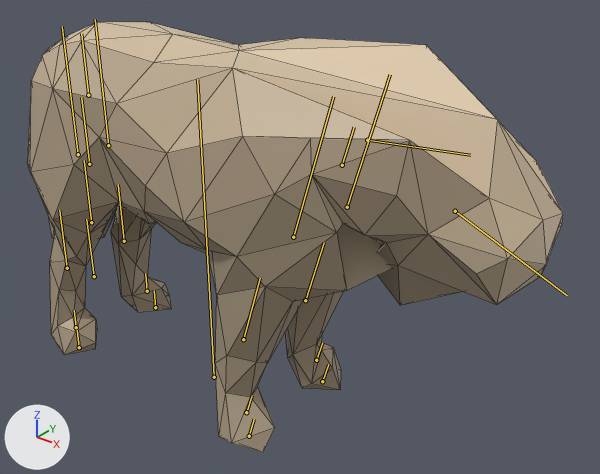
The glTF model assets/models/animal/ganado/perro_pastor.glb, before and after one commit.
One viewpoint serves both versions: a 50 mm camera at (1.095, -1.066, 1.077) aimed at (0.188, 0.067, 0.375). Lighting does not change. The marker at lower left points along +X, +Y and +Z. The picture after the commit comes second. Both versions are drawn at frame 38 of the action 'pastar'; the numbers are the values there. The bones that change, and the others that lie on the model, are drawn over the model as lines. Mesh edges are drawn as thin lines.

Names of what the first picture shows: 'cuerpo'.
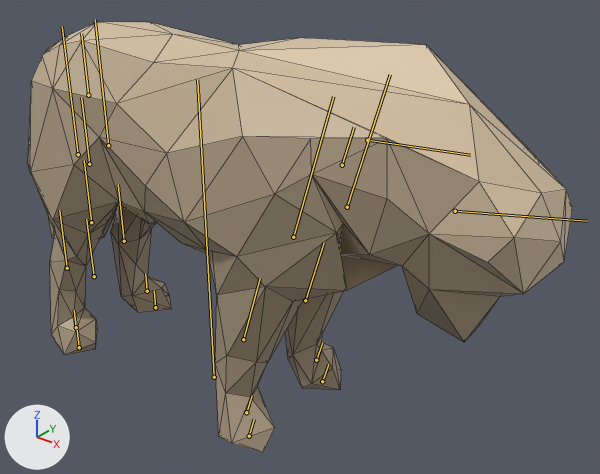
Boxes [x1, y1, x2, y2] around the edits, measured in the pictures (600 x 474 px):
'cuerpo', posed: before [27, 22, 563, 452]; after [27, 22, 573, 452]
bone 'cabeza', root to tip: before (455, 211) to (567, 295); after (455, 211) to (587, 221)

The edits, one by one:
Bone 'cabeza' (bone_cabeza) turns from (0, 0, -28) to (0, 0, 7) degrees about its own x, y and z.
